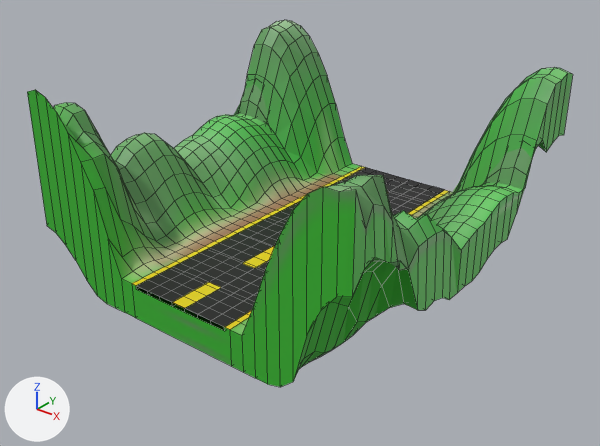
The Blender file Assets/straight.blend: old version first, new version second.
Before and after are seen from a camera (50 mm lens) standing at (2.57, -3.29, 2.18) and looking at (0.04, -0.12, 0.21). The axes (+X, +Y, +Z) are drawn at lower left. The lights are the same throughout. Mesh edges are drawn as thin lines.

In view in the first picture: 'Terrain', 'Track'.
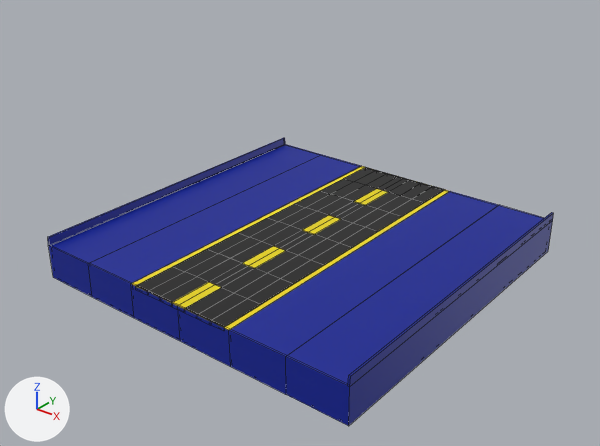
Changed parts and their boxes [x1, y1, x2, y2] in the pictures (600 x 446 px):
```json
{"object": "Terrain", "change": "deleted", "before": [27, 20, 573, 387], "faces in mat_material (picture img_straight_track)": [27, 20, 573, 387], "faces in mat_material_002 (yellow #e7d400)": [132, 166, 449, 330]}
{"object": "Cube", "change": "added", "after": [48, 138, 553, 426], "on screen": "blue", "faces in mat_material_003 (blue #001d96)": [48, 138, 553, 426], "faces in mat_material_002 (yellow #e7d400)": [132, 166, 449, 330]}
{"object": "Track", "change": "modifiers changed", "before": [136, 167, 444, 331], "after": [136, 167, 444, 327]}
```

The change, as JSON lines over the scene's bpy script:
```json
{"op": "add", "block": "mat_material_003", "code": ["mat_material_003 = principled_material('Material.003')", "mat_material_003.base_color = (0.0, 0.0122, 0.305)  # blue #001d96"]}
{"op": "add", "block": "me_cube_002", "code": ["me_cube_002 = bpy.data.meshes.new('Cube.002')", "me_cube_002.from_pydata(...)  # 32 vertices, 28 faces; spans x -1.0..1.0, y -1.0..1.0, z -1.0..1.5", "# faces by material slot: [26, 2]", "me_cube_002.materials.append(mat_material_003)  # blue #001d96", "me_cube_002.materials.append(mat_material_002)  # yellow #e7d400"]}
{"op": "remove", "block": "ob_terrain", "code": ["ob_terrain = bpy.data.objects.new('Terrain', me_cube)", "ob_terrain.location = (0.0, 0.0, 0.0)", "ob_terrain.scale = (1.0, 1.0, 0.1)"]}
{"op": "add", "block": "ob_track", "code": "_m = ob_track.modifiers.new('Solidify', 'SOLIDIFY')"}
{"op": "add", "block": "ob_track", "code": "_m.offset = 0.0"}
{"op": "add", "block": "ob_cube", "code": ["ob_cube = bpy.data.objects.new('Cube', me_cube_002)", "ob_cube.location = (0.0, 0.0, 0.0)", "ob_cube.scale = (1.0, 1.0, 0.1)", "_m = ob_cube.modifiers.new('Solidify', 'SOLIDIFY')", "_m.solidify_mode = 'NON_MANIFOLD'", "_m.offset = 0.0"]}
```
